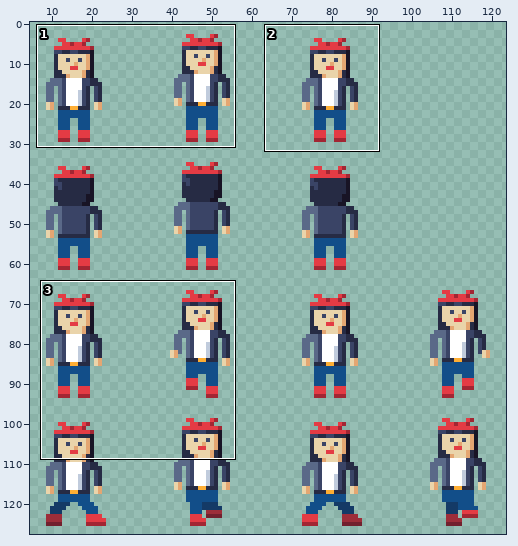
Edited in one commit: pixel-art file (assets/textures/characters/raggari_naaras_32.aseprite). Above: a wide view before the commit, with the close-up outlined.
Close-up. Before the edit:
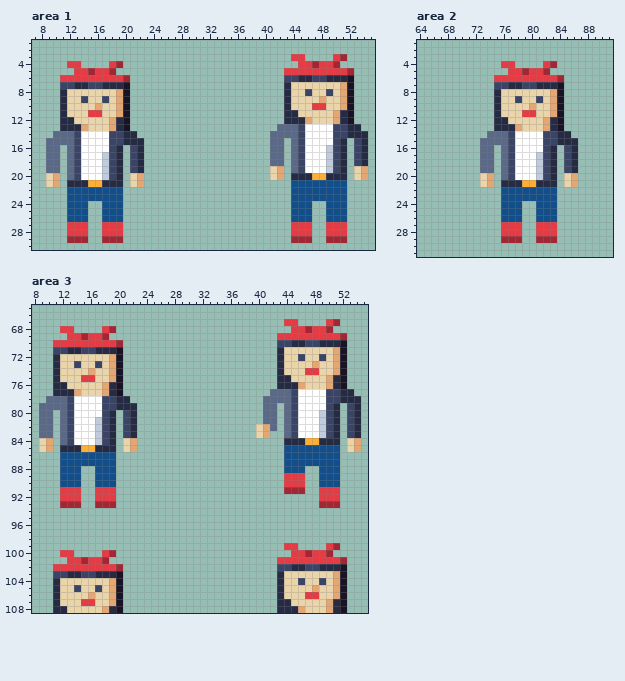
128x128 pixels, 1 frame. Shown: area 1: x 7..55, y 1..30; area 2: x 64..91, y 1..31; area 3: x 8..55, y 65..108. The wide view leaves out empty margins. The commit also changed other parts of the picture, which this record leaves out.
After:
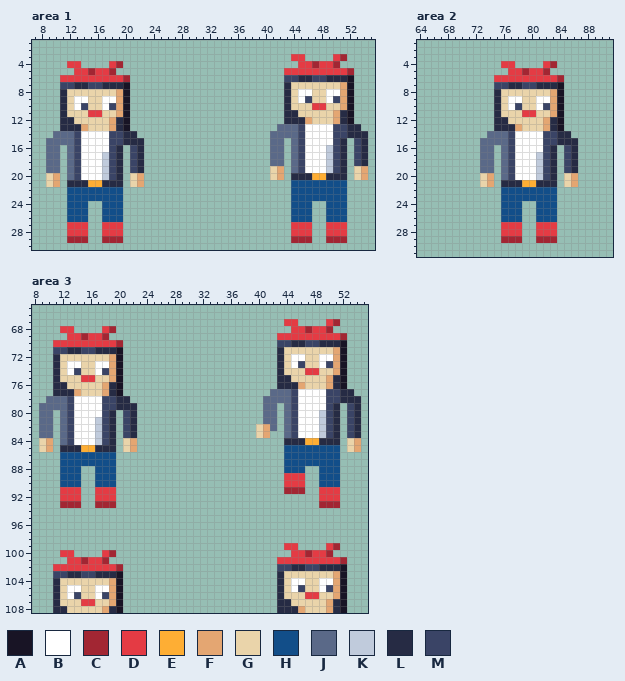
Palette (. is transparent): A #181425  B #ffffff  C #a22633  D #e43b44  E #feae34  F #e4a672  G #ead4aa  H #124e89  J #5a6988  K #c0cbdc  L #262b44  M #3a4466
The exact change:
Changed rows in their new state; - is an unchanged pixel.
Area 1:
first column x 13:
 8 --------------------------------BB--BB
 9 BB--BB--------------------------BM-GBM
10 BM-GBM--------------------------------
Area 2:
first column x 77:
 9 BB--BB
10 BM-GBM
Area 3:
first column x 13:
 72 --------------------------------BB--BB
 73 BB--BB--------------------------BM-GBM
 74 BM-GBM--------------------------------
first column x 13:
104 --------------------------------BB--BB
105 BB--BB--------------------------BM-GBM
106 BM-GBM--------------------------------
